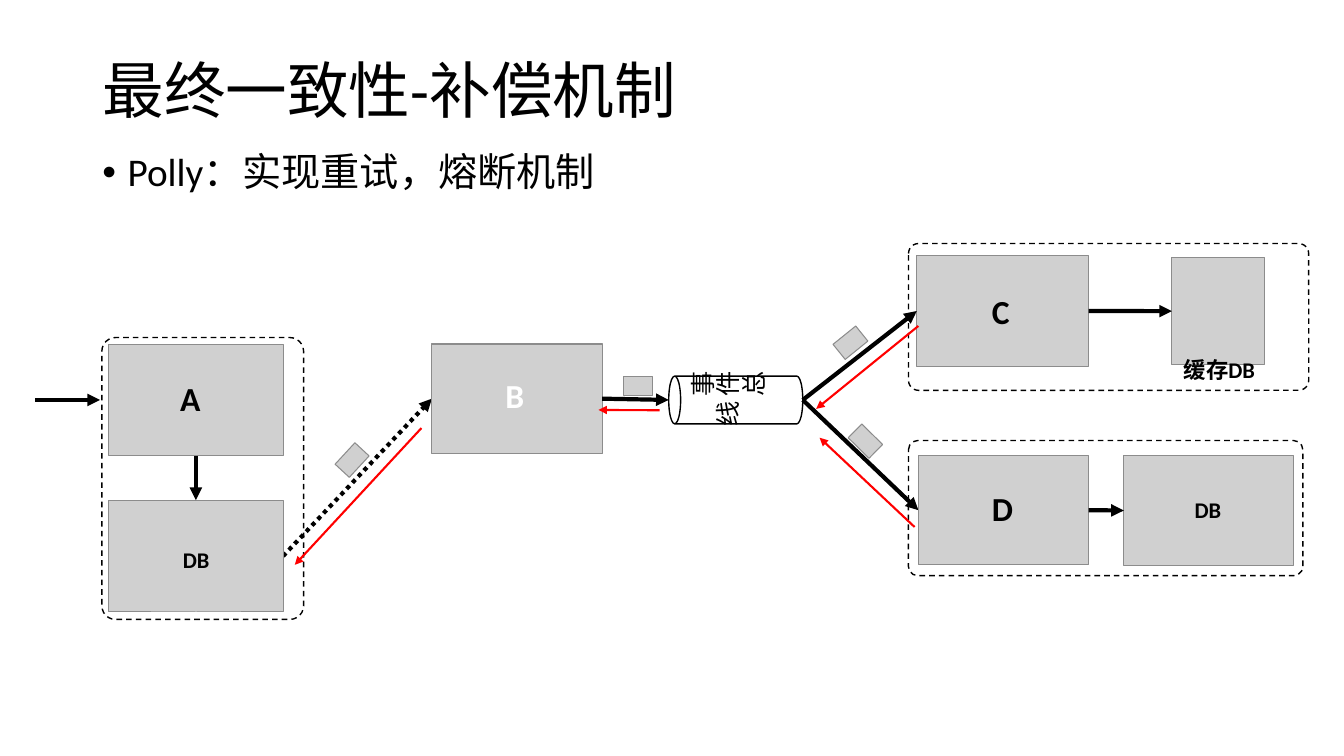
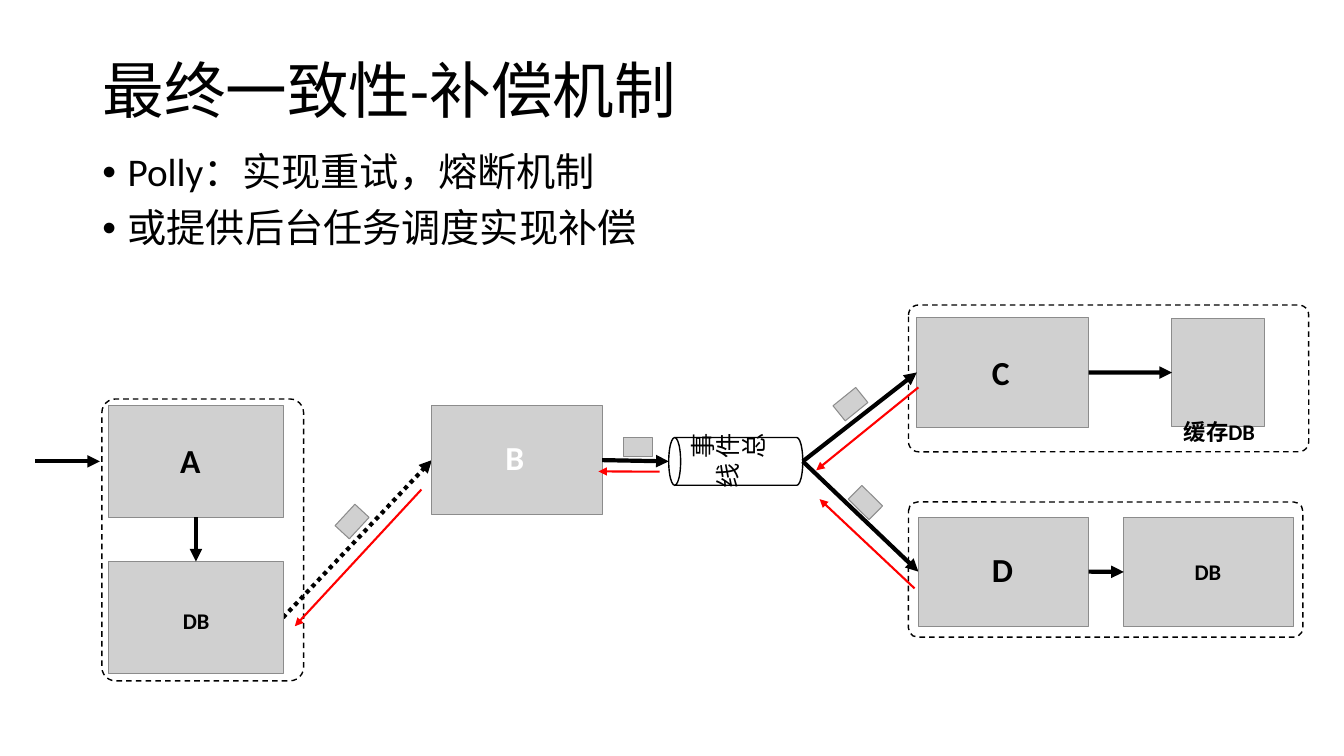
Before and after one commit to axzxs2001/HisMicroserviceSample, a slide deck: slide 55 of HisMicroserviceSample/Doc/基于.net core微服务.pptx. Drawn at 1344x756 pixels with LibreOffice and Linux fonts; fonts in the diff are those of the drawing; grey boxes stand for pictures; background and template pictures are left out. Boxes give left, top, right and bottom in pixels: in the first picture for what was removed or moved away, otherwise in the second. Text is boxed around its words. In the diff, an @@ line names an element or a change of style, - is before the commit and + after.

```diff
--- a/HisMicroserviceSample/Doc/基于.net core微服务.pptx
+++ b/HisMicroserviceSample/Doc/基于.net core微服务.pptx
@@ text at (128, 209, 637, 246): paragraph added @@
+• 或提供后台任务调度实现补偿
@@ 12 arrows, 11 pictures, 7 texts, 3 rounded rectangles, 1 cylinder: place and size @@
-12 arrows, 11 pictures, 7 texts, 3 rounded rectangles, 1 cylinder at (35, 244, 1309, 620)
+12 arrows, 11 pictures, 7 texts, 3 rounded rectangles, 1 cylinder at (35, 306, 1309, 682)
```
Also in this commit, not shown: 30 other slides changed, 6 slides added, 3 slides removed.
